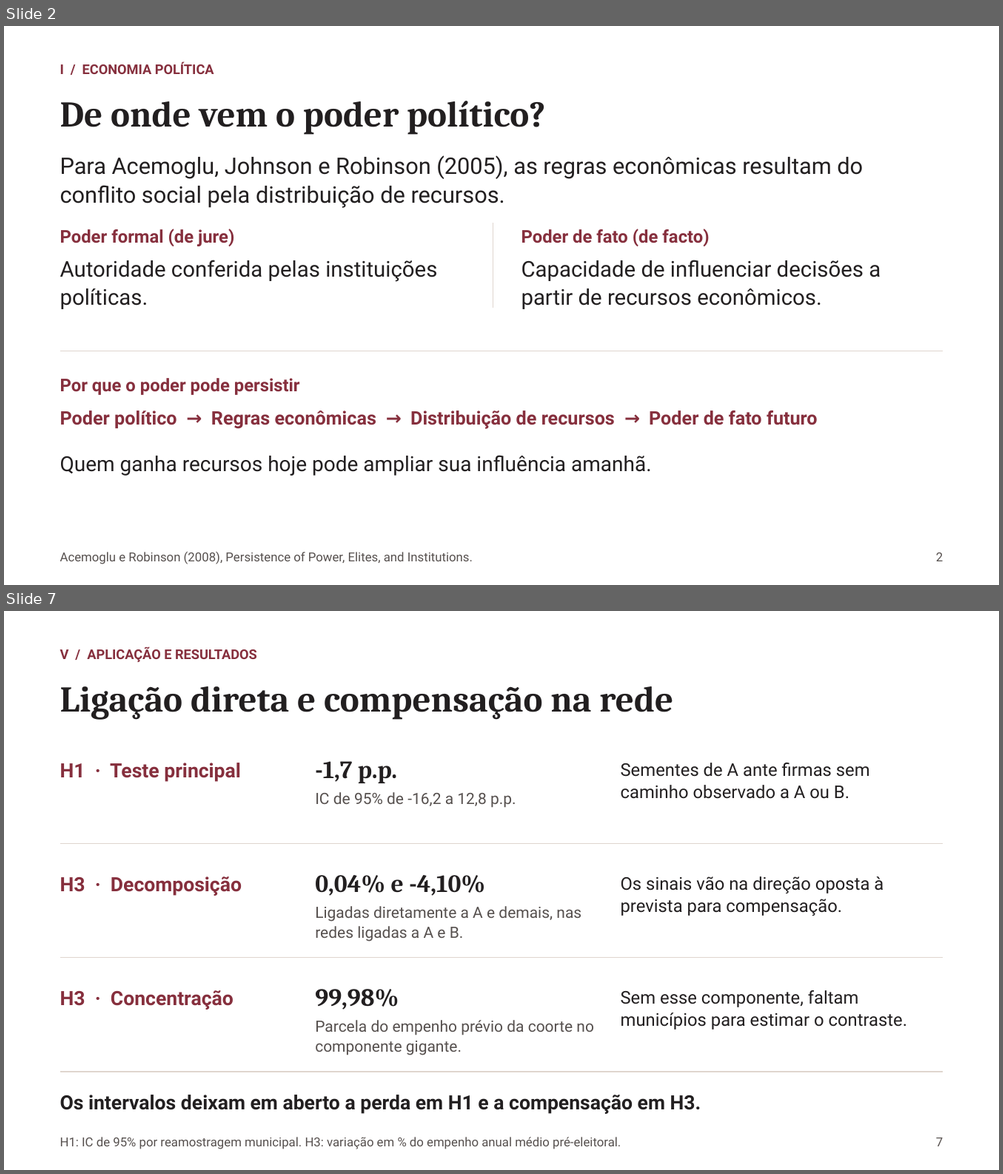
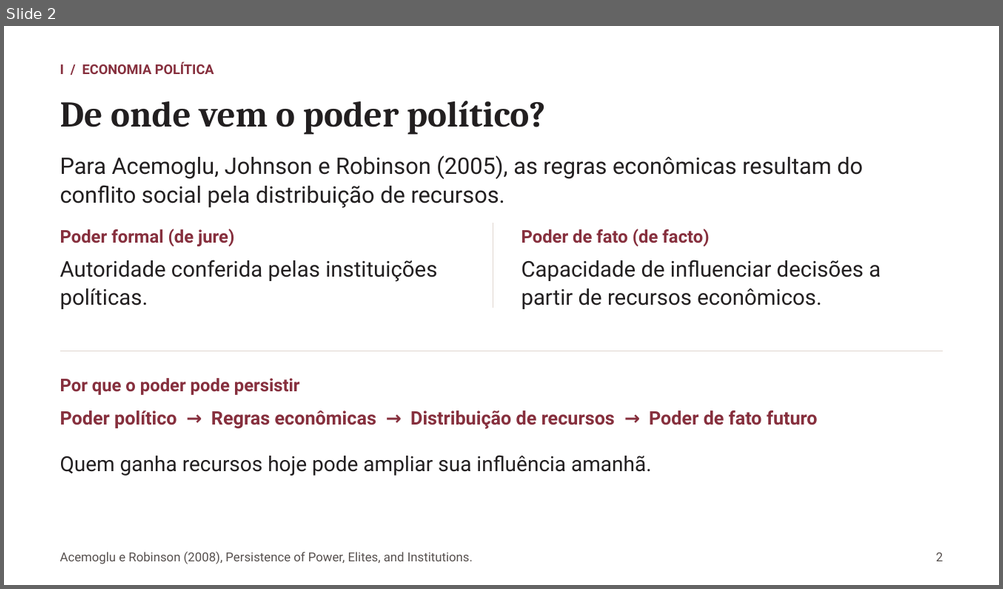
Before and after one commit to rafaelt0/redes-empresariais-alternancia-politica, a slide deck: output/deck.pptx. Shown one above the other, each under a label of ours: slides 2 and 7 before the commit, slide 2 after it; the slides between them are not shown. The pictures are 1003x1174 and 1003x589 pixels, drawn with LibreOffice and Linux fonts; fonts in the diff are those of the drawing. Boxes give left, top, right and bottom in pixels: in the first picture for what was removed or moved away, otherwise in the second. Text is boxed around its words. In the diff, an @@ line names an element or a change of style, - is before the commit and + after.

Commit message:
feat: explicar sementes e resultados de H1 e H3 nos slides (#7)
* feat: explicar montagem da rede e resultados de H1 e H3

* feat: explicar definição de A e destacar resultado de H1

- Atualizar slides e guia com critérios para classificar incumbente e adversário
- Dar destaque ao contraste principal de H1 e revisar sua explicação

```diff
--- a/output/deck.pptx
+++ b/output/deck.pptx
@@ slide 7 removed at (x1=4, y1=611, x2=999, y2=1170), background #FFFFFF @@
@@ text removed at (x1=60, y1=647, x2=257, y2=662) @@
-V / APLICAÇÃO E RESULTADOS
@@ text removed at (x1=60, y1=686, x2=673, y2=720) @@
-Ligação direta e compensação na rede
@@ text removed at (x1=60, y1=763, x2=241, y2=782) @@
-H1 · Teste principal
@@ text removed at (x1=315, y1=761, x2=397, y2=783) @@
--1,7 p.p.
@@ text removed at (x1=620, y1=763, x2=870, y2=799) @@
-Sementes de A ante firmas sem caminho observado a A ou B.
@@ text removed at (x1=315, y1=792, x2=516, y2=808) @@
-IC de 95% de -16,2 a 12,8 p.p.
@@ line removed from (60, 844) to (942, 844) @@
@@ text removed at (x1=60, y1=877, x2=242, y2=896) @@
-H3 · Decomposição
@@ text removed at (x1=315, y1=875, x2=485, y2=896) @@
-0,04% e -4,10%
@@ text removed at (x1=620, y1=877, x2=883, y2=916) @@
-Os sinais vão na direção oposta à prevista para compensação.
@@ text removed at (x1=315, y1=906, x2=581, y2=942) @@
-Ligadas diretamente a A e demais, nas redes ligadas a A e B.
@@ line removed from (60, 958) to (942, 958) @@
@@ text removed at (x1=60, y1=991, x2=233, y2=1010) @@
-H3 · Concentração
@@ text removed at (x1=315, y1=989, x2=398, y2=1010) @@
-99,98%
@@ text removed at (x1=620, y1=991, x2=908, y2=1030) @@
-Sem esse componente, faltam municípios para estimar o contraste.
@@ text removed at (x1=315, y1=1020, x2=594, y2=1056) @@
-Parcela do empenho prévio da coorte no componente gigante.
@@ line removed from (60, 1072) to (942, 1072) @@
@@ text removed at (x1=60, y1=1095, x2=701, y2=1114) @@
-Os intervalos deixam em aberto a perda em H1 e a compensação em H3.
@@ text removed at (x1=60, y1=1137, x2=620, y2=1150) @@
-H1: IC de 95% por reamostragem municipal. H3: variação em % do empenho anual médio pré-eleitoral.
@@ text removed at (x1=936, y1=1138, x2=942, y2=1147) @@
-7
```
Also in this commit, not shown: 6 slides changed, 2 slides added, 1 other slide removed, 4 other files.
